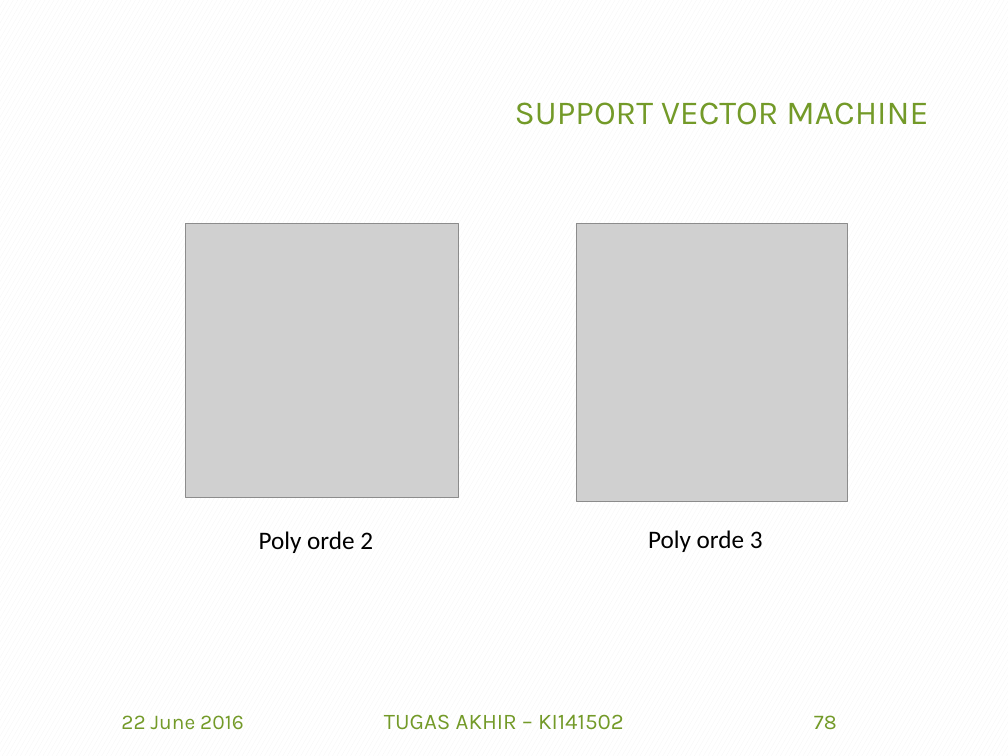
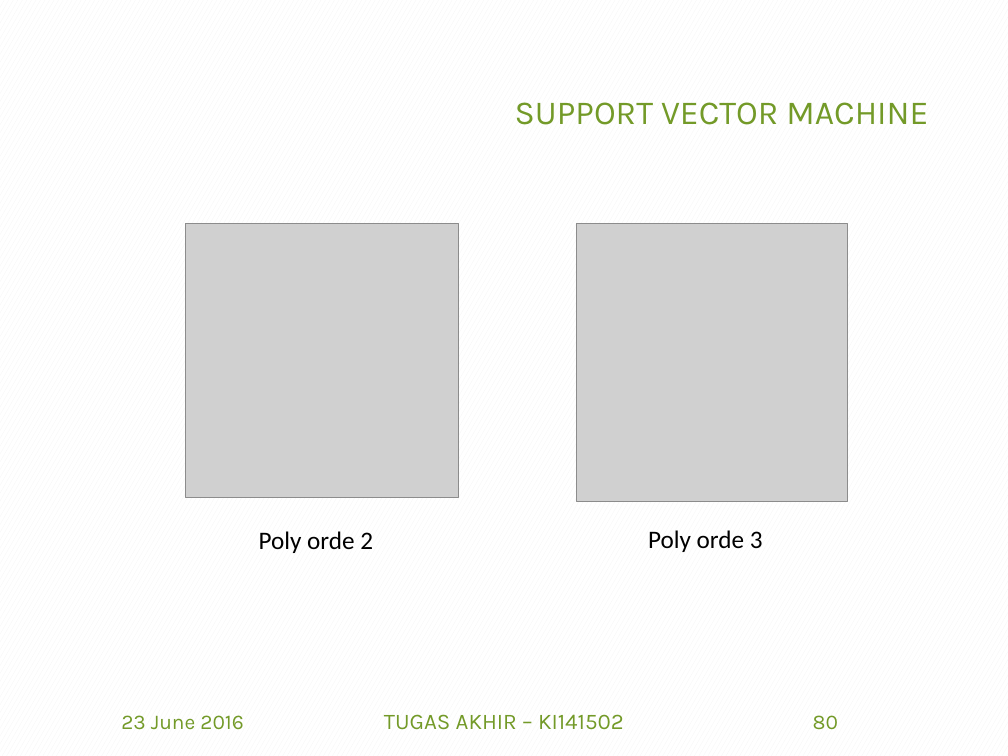
Before and after one commit to afdhalbasith/TA, a slide deck: slide 80 of SiapSidang/5112100153_Afdhal B.pptx (slide 78 before the commit). Drawn at 1008x756 pixels with LibreOffice and Linux fonts; fonts in the diff are those of the drawing; grey boxes stand for pictures; background and template pictures are left out. Boxes give left, top, right and bottom in pixels: in the first picture for what was removed or moved away, otherwise in the second. Text is boxed around its words. In the diff, an @@ line names an element or a change of style, - is before the commit and + after.

```diff
--- a/SiapSidang/5112100153_Afdhal B.pptx
+++ b/SiapSidang/5112100153_Afdhal B.pptx
@@ text at [121, 715, 244, 730]: text changed @@
-22 June 2016
+23 June 2016
@@ page number at [813, 715, 838, 730]: text changed @@
-78
+80
```
Also in this commit, not shown: 86 other slides changed, 3 slides added.
